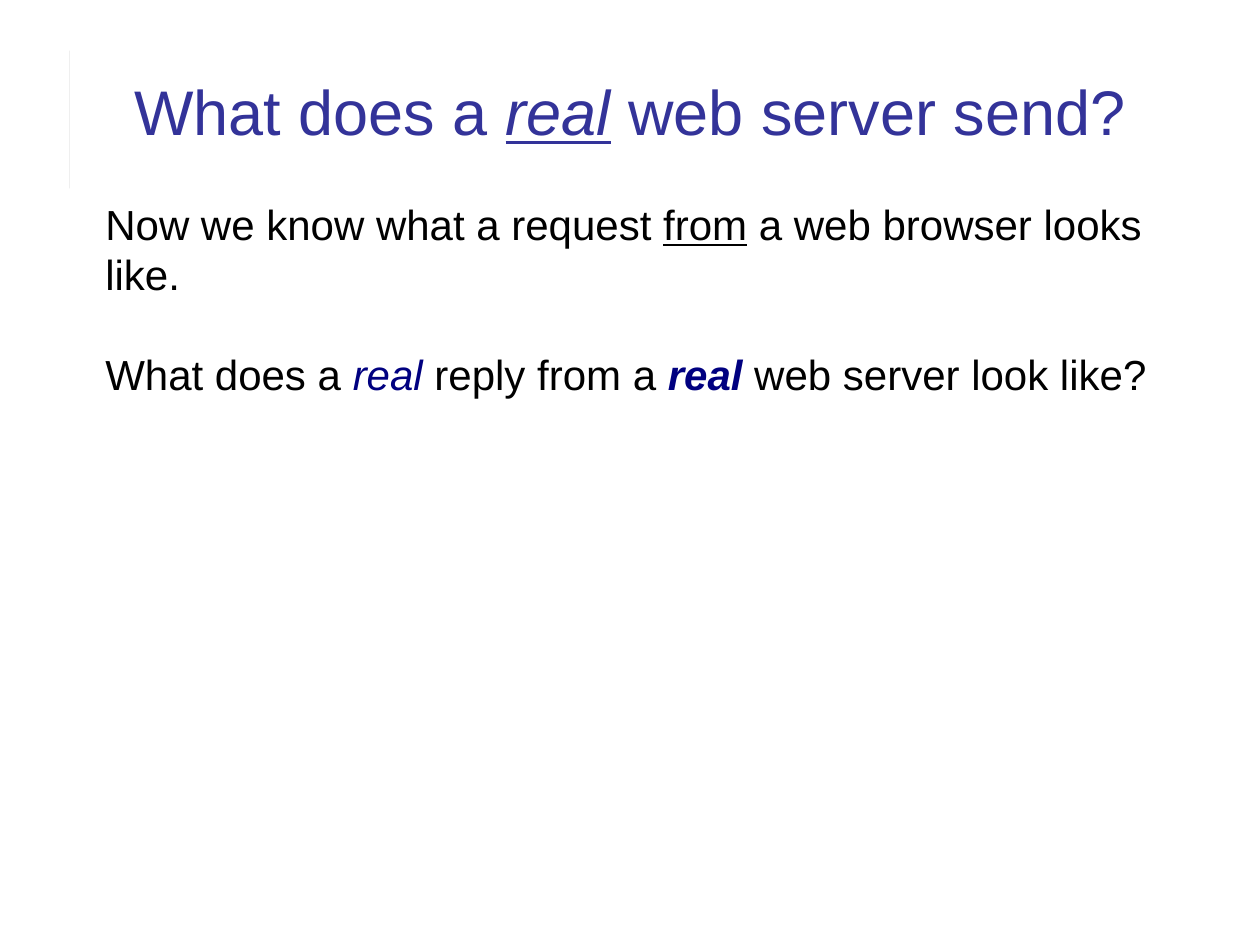
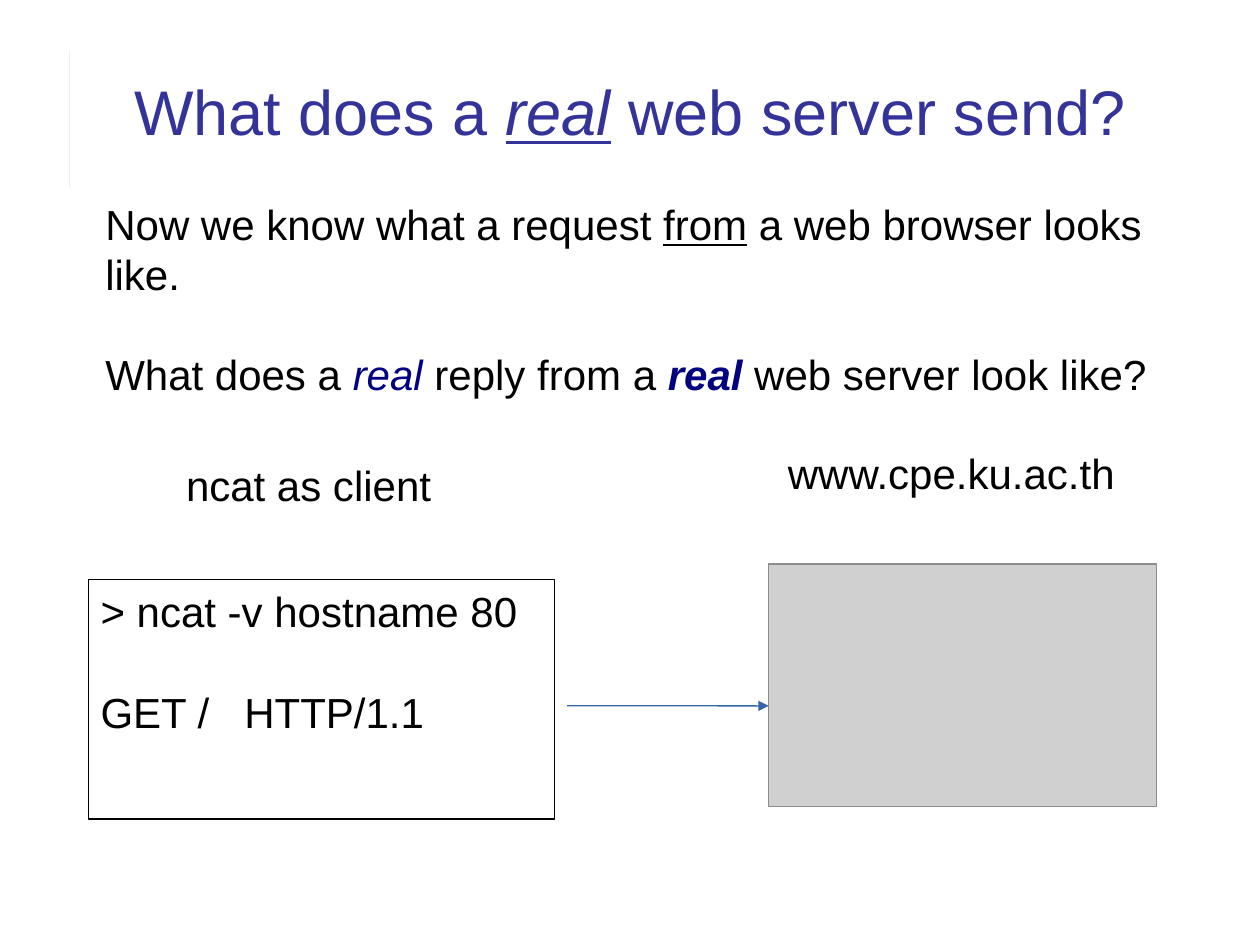
Before and after one commit to cpske/ISP, a slide deck: slide 10 of web/HTTP-in-Action.ppt (slide 9 before the commit). Drawn at 1260x945 pixels with LibreOffice and Linux fonts; fonts in the diff are those of the drawing; grey boxes stand for pictures. Boxes give left, top, right and bottom in pixels: in the first picture for what was removed or moved away, otherwise in the second. Text is boxed around its words. In the diff, an @@ line names an element or a change of style, - is before the commit and + after.

Commit message:
updates to HTTP exercise

```diff
--- a/web/HTTP-in-Action.ppt
+++ b/web/HTTP-in-Action.ppt
@@ text added at (x1=186, y1=470, x2=431, y2=502), 24 pt, text #000000 @@
+ncat as client
@@ text added at (x1=788, y1=458, x2=1115, y2=497), 24 pt, text #000000 @@
+www.cpe.ku.ac.th
@@ picture added at (x1=769, y1=564, x2=1157, y2=806) @@
@@ rectangle added at (x1=88, y1=580, x2=554, y2=819), outline #000000 0.74 pt, 24 pt, text #000000 @@
+> ncat -v hostname 80
+GET / HTTP/1.1
@@ arrow added from (567, 706) to (769, 706), #3465A4 0.74 pt @@
```
Also in this commit, not shown: 11 other slides changed, 3 slides added, 3 other files.
